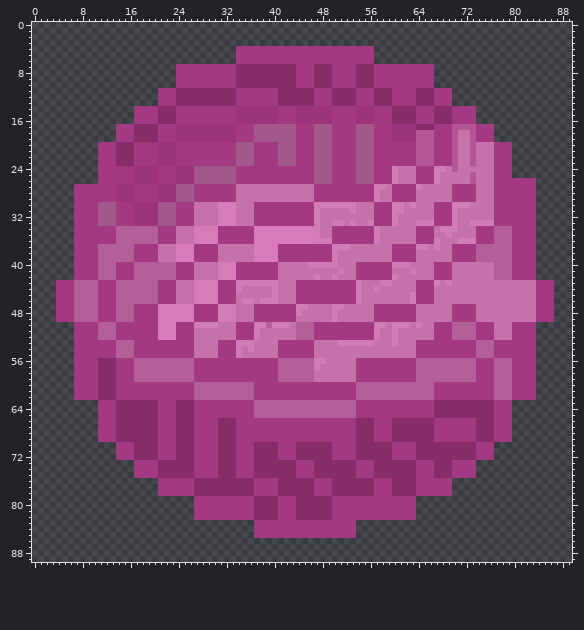
One commit to this sprite sheet: public/assets/objects/pink.png. Above, as it was before the edit.
The file is 90x90 pixels.
New version:
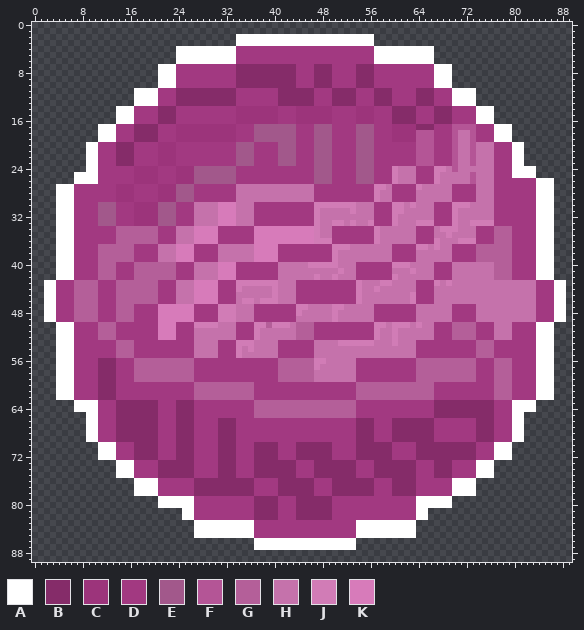
Palette (. is transparent): A #ffffff  B #852c69  C #9c347b  D #a23981  E #a2588b  F #b45596  G #b45f99  H #c572ab  J #d17cb6  K #d77bba
The exact change:
Changed rows in their new state; - is an unchanged pixel.
first column x 2:
 2 --------------------------------AAAAAAAAAAAAAAAAAAAAAAA--------------------------------
 3 --------------------------------AAAAAAAAAAAAAAAAAAAAAAA--------------------------------
 4 ----------------------AAAAAAAAAA-----------------------AAAAAAAAAA----------------------
 5 ----------------------AAAAAAAAAA-----------------------AAAAAAAAAA----------------------
 6 ----------------------AAAAAAAAAA-----------------------AAAAAAAAAA----------------------
 7 -------------------AAA-------------------------------------------AAA-------------------
 8 -------------------AAA-------------------------------------------AAA-------------------
 9 -------------------AAA-------------------------------------------AAA-------------------
10 -------------------AAA-------------------------------------------AAA-------------------
11 ---------------AAAA-------------------------------------------------AAAA---------------
12 ---------------AAAA-------------------------------------------------AAAA---------------
13 ---------------AAAA-------------------------------------------------AAAA---------------
14 ------------AAA---------------------------------------------------------AAA------------
15 ------------AAA---------------------------------------------------------AAA------------
16 ------------AAA---------------------------------------------------------AAA------------
17 ---------AAA---------------------------------------------------------------AAA---------
18 ---------AAA---------------------------------------------------------------AAA---------
19 ---------AAA---------------------------------------------------------------AAA---------
20 -------AA---------------------------------------------------------------------AA-------
21 -------AA---------------------------------------------------------------------AA-------
22 -------AA---------------------------------------------------------------------AA-------
23 -------AA---------------------------------------------------------------------AA-------
24 -------AA---------------------------------------------------------------------AAAA-----
25 -----AAAA---------------------------------------------------------------------AAAA-----
26 -----AAAA-------------------------------------------------------------------------AAA--
27 --AAA-----------------------------------------------------------------------------AAA--
28 --AAA-----------------------------------------------------------------------------AAA--
29 --AAA-----------------------------------------------------------------------------AAA--
30 --AAA-----------------------------------------------------------------------------AAA--
31 --AAA-----------------------------------------------------------------------------AAA--
32 --AAA-----------------------------------------------------------------------------AAA--
33 --AAA-----------------------------------------------------------------------------AAA--
34 --AAA-----------------------------------------------------------------------------AAA--
35 --AAA-----------------------------------------------------------------------------AAA--
36 --AAA-----------------------------------------------------------------------------AAA--
37 --AAA-----------------------------------------------------------------------------AAA--
38 --AAA-----------------------------------------------------------------------------AAA--
39 --AAA-----------------------------------------------------------------------------AAA--
40 --AAA-----------------------------------------------------------------------------AAA--
41 --AAA-----------------------------------------------------------------------------AAA--
42 --AAA-----------------------------------------------------------------------------AAA--
43 AA-----------------------------------------------------------------------------------AA
44 AA-----------------------------------------------------------------------------------AA
45 AA-----------------------------------------------------------------------------------AA
46 AA-----------------------------------------------------------------------------------AA
47 AA-----------------------------------------------------------------------------------AA
48 AA-----------------------------------------------------------------------------------AA
49 AA-----------------------------------------------------------------------------------AA
50 --AAA-----------------------------------------------------------------------------AAA--
51 --AAA-----------------------------------------------------------------------------AAA--
52 --AAA-----------------------------------------------------------------------------AAA--
53 --AAA-----------------------------------------------------------------------------AAA--
54 --AAA-----------------------------------------------------------------------------AAA--
55 --AAA-----------------------------------------------------------------------------AAA--
56 --AAA-----------------------------------------------------------------------------AAA--
57 --AAA-----------------------------------------------------------------------------AAA--
58 --AAA-----------------------------------------------------------------------------AAA--
59 --AAA-----------------------------------------------------------------------------AAA--
60 --AAA-----------------------------------------------------------------------------AAA--
61 --AAA-----------------------------------------------------------------------------AAA--
62 --AAA-----------------------------------------------------------------------------AAA--
63 -----AAAA---------------------------------------------------------------------AAAA-----
64 -----AAAA---------------------------------------------------------------------AAAA-----
65 -------AA---------------------------------------------------------------------AA-------
66 -------AA---------------------------------------------------------------------AA-------
67 -------AA---------------------------------------------------------------------AA-------
68 -------AA---------------------------------------------------------------------AA-------
69 -------AA---------------------------------------------------------------------AA-------
70 ---------AAA---------------------------------------------------------------AAA---------
71 ---------AAA---------------------------------------------------------------AAA---------
72 ---------AAA---------------------------------------------------------------AAA---------
73 ------------AAA---------------------------------------------------------AAA------------
74 ------------AAA---------------------------------------------------------AAA------------
75 ------------AAA---------------------------------------------------------AAA------------
76 ---------------AAAA-------------------------------------------------AAAA---------------
77 ---------------AAAA-------------------------------------------------AAAA---------------
78 ---------------AAAA-------------------------------------------------AAAA---------------
79 -------------------AAAAAA-------------------------------------AAAAAA-------------------
80 -------------------AAAAAA-------------------------------------AAAAAA-------------------
81 -----------------------AA-------------------------------------AA-----------------------
82 -----------------------AA-------------------------------------AA-----------------------
83 -------------------------AAAAAAAAAA-----------------AAAAAAAAAA-------------------------
84 -------------------------AAAAAAAAAA-----------------AAAAAAAAAA-------------------------
85 -------------------------AAAAAAAAAA-----------------AAAAAAAAAA-------------------------
86 -----------------------------------AAAAAAAAAAAAAAAAA-----------------------------------
87 -----------------------------------AAAAAAAAAAAAAAAAA-----------------------------------
Pixel boxes of the changes (left, top, right, bottom) in both pictures:
added: (44, 34, 566, 550)
